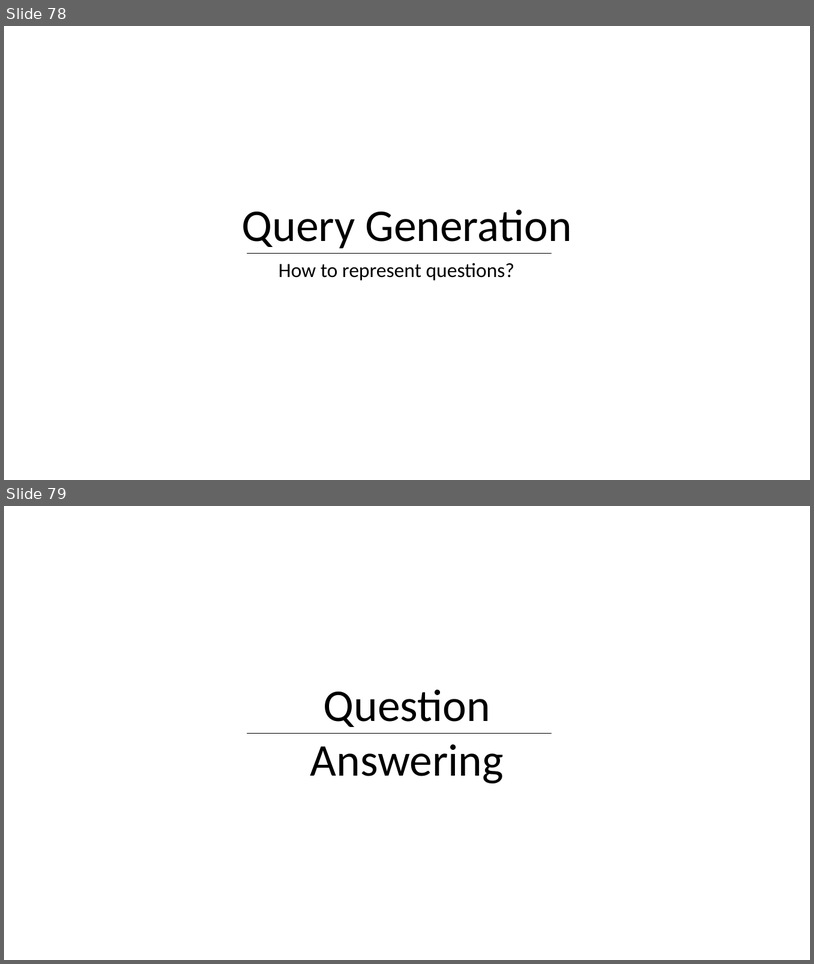
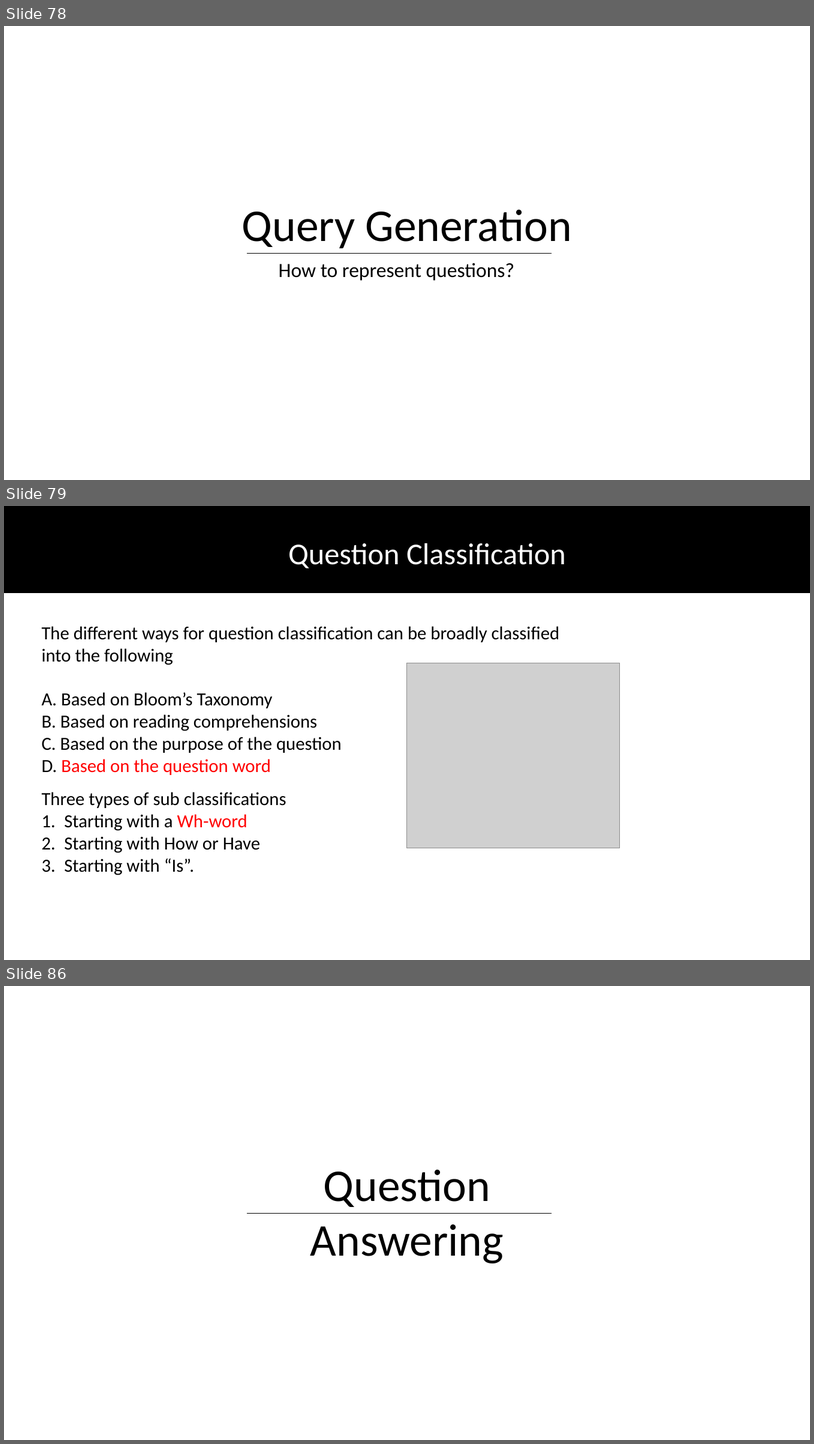
Before and after one commit to DhruvaPendharkar/thesis-project, a slide deck: Notes/ThesisPresentation.pptx. Shown one above the other, each under a label of ours: slides 78 and 79 before the commit, slides 78, 79 and 86 after it; the slides between them are not shown. The pictures are 814x964 and 814x1444 pixels, drawn with LibreOffice and Linux fonts; fonts in the diff are those of the drawing; grey boxes stand for pictures. Boxes give left, top, right and bottom in pixels: in the first picture for what was removed or moved away, otherwise in the second. Text is boxed around its words. In the diff, an @@ line names an element or a change of style, - is before the commit and + after.

```diff
--- a/Notes/ThesisPresentation.pptx
+++ b/Notes/ThesisPresentation.pptx
@@ slide 79 added at (4,506,810,960), background #FFFFFF @@
@@ rectangle added at (4,506,810,592), fill #000000, outline #000000 1 pt @@
@@ text added at (288,543,566,568), 36 pt, text #FFFFFF @@
+Question Classification
@@ text added at (42,626,560,775), 22 pt, text #000000 @@
+The different ways for question classification can be broadly classified into the following
+A. Based on Bloom’s Taxonomy
+B. Based on reading comprehensions
+C. Based on the purpose of the question
+D. Based on the question word
@@ picture added at (408,663,620,848) @@
@@ text added at (42,792,287,875), 22 pt, text #000000 @@
+Three types of sub classifications
+1. Starting with a Wh-word
+2. Starting with How or Have
+3. Starting with “Is”.
@@ what was slide 79 is now slide 86 @@
```
Also in this commit, not shown: 1 slide changed, 6 other slides added.
